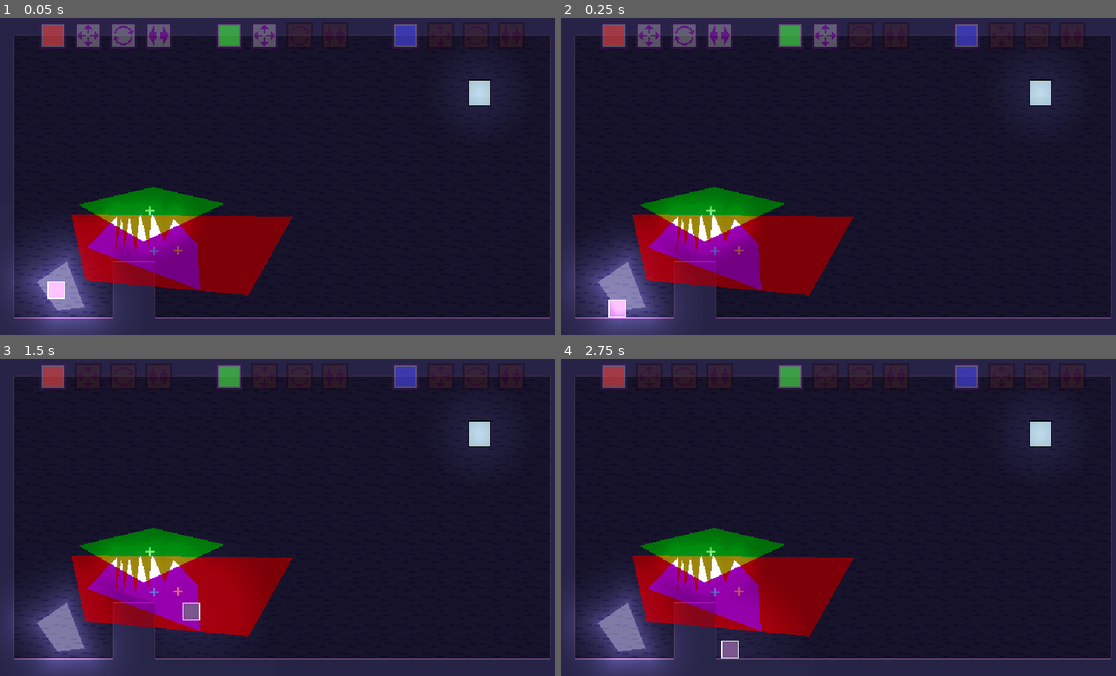
Above: before the commit, frames 1-4 (two rows, left to right).
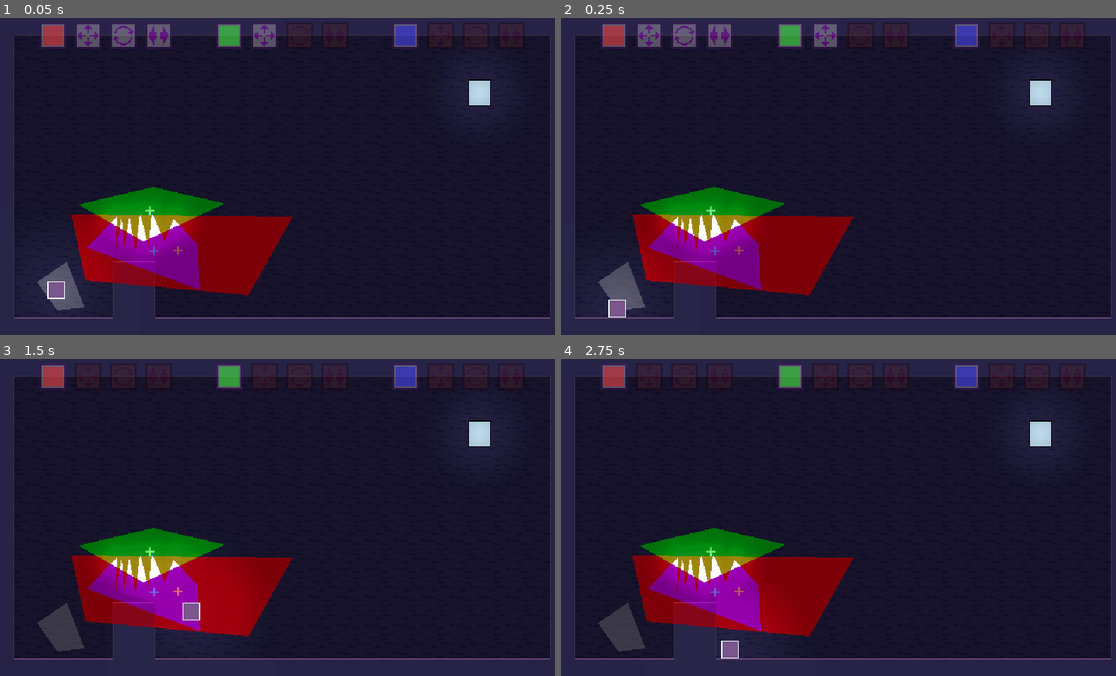
Above: after the commit, the same moments.

Repository: robotmaster/game-off-2026
Game: Godot game, scene res://scenes/rooms/test_room.tscn
Two runs of this game, one before a commit and one after it. Both use one fixed random seed, a clock stepped at 60 frames per second and the inputs below.
Inputs:
- Up to frame 1 (0.05 s): no input
- Up to frame 2 (0.25 s): no input
- Up to frame 3 (1.5 s): tap Enter at 0.5 s; hold Up (up) 0.53-1.28 s; hold Right (right) from 0.53 s (still down); tap Shift (move_slow) at 1.35 s
- Up to frame 4 (2.75 s): tap Up (up) at 1.52, 1.55, 1.82 s; release Right (right) at 2.03 s; hold Left (left) from 2.03 s (still down); hold Up (up) from 2.03 s (still down); tap X (switch_edit) at 2.1 s

The runs differ from the first frame. In frame 1, 3.6% of the frame differs, in the area x 1-21%, y 70-100%; in frame 2, 3.8%; in frame 3, 4.3%; in frame 4, 4.3%, in the area x 1-21%, y 65-100%.

Commit message:
checking if the glow is too much for html5

Diff:
--- a/game-off-2026/scenes/rooms/polygon_moving_hard.tscn
+++ b/game-off-2026/scenes/rooms/polygon_moving_hard.tscn
@@ -66,9 +66,6 @@
 color = Color(0, 0, 1, 1)
 polygon = PackedVector2Array(-253.84782, 65.38461, -216.15216, -34.92308, 82.08695, -31.5035, 121.99999, 75.64336)
 
-[node name="Light" parent="MainPolygons/PolygonDisplays/IntersectionArea" parent_id_path=PackedInt32Array(529638720) index="1" unique_id=1513066304]
-energy = 0.6
-
 [node name="Exit" parent="." index="6" unique_id=1218272071]
 position = Vector2(-272, -80)
 
--- a/game-off-2026/scripts/intersection_area.gd
+++ b/game-off-2026/scripts/intersection_area.gd
@@ -25,6 +25,9 @@
 
 	var overlap := _get_overlap_in_polygons()
 
+	VisualTools.update_polygon_light($Light, overlap, LIGHT_FADE_MULT)
+
+
 	var children := $CollisionsAndVisuals.get_children()
 	for child in children:
 		child.queue_free()
@@ -40,8 +43,6 @@
 		var new_collision := CollisionPolygon2D.new()
 		new_collision.polygon = polygon_shape
 		$CollisionsAndVisuals.add_child(new_collision)
-
-	VisualTools.update_polygon_light($Light, overlap, LIGHT_FADE_MULT)
 
 func _get_overlap_in_polygons() -> Array[PackedVector2Array]:
 	var overlap : Array[PackedVector2Array] = []
--- a/game-off-2026/scripts/polygon_move_area.gd
+++ b/game-off-2026/scripts/polygon_move_area.gd
@@ -23,10 +23,10 @@
 
 	$CollisionArea/Polygon.polygon = polygon
 
-	VisualTools.setup_polygon_light($Light)
+	#VisualTools.setup_polygon_light($Light)
 
 func update_move_areas(Room : RoomRoot, Player : PlayerClass) -> void:
-	VisualTools.update_polygon_light($Light, [polygon], LIGHT_FADE_MULT)
+	#VisualTools.update_polygon_light($Light, [polygon], LIGHT_FADE_MULT)
 
 	var space_state := get_world_2d().direct_space_state
 	if not PolygonTools.is_colliding_with_area_currently(space_state, Player.hitbox, $CollisionArea):
--- a/game-off-2026/visual_tools.gd
+++ b/game-off-2026/visual_tools.gd
@@ -92,6 +92,7 @@
 	node_with_shader.material.set_shader_parameter("light_fade_mult", light_fade_mult)
 
 func _process(_delta: float) -> void:
+
 	for light in light_to_subviewport.keys():
 		var subviewport = light_to_subviewport[light]
 		if not is_instance_valid(light) or not is_instance_valid(subviewport):
@@ -103,6 +104,7 @@
 
 		var image : Image = subviewport.get_texture().get_image()
 
-		image.save_png("user://" + subviewport.name + ".png")
+		#laggy, debug only
+		#image.save_png("user://" + subviewport.name + ".png")
 
 		light_texture.set_image(image)
